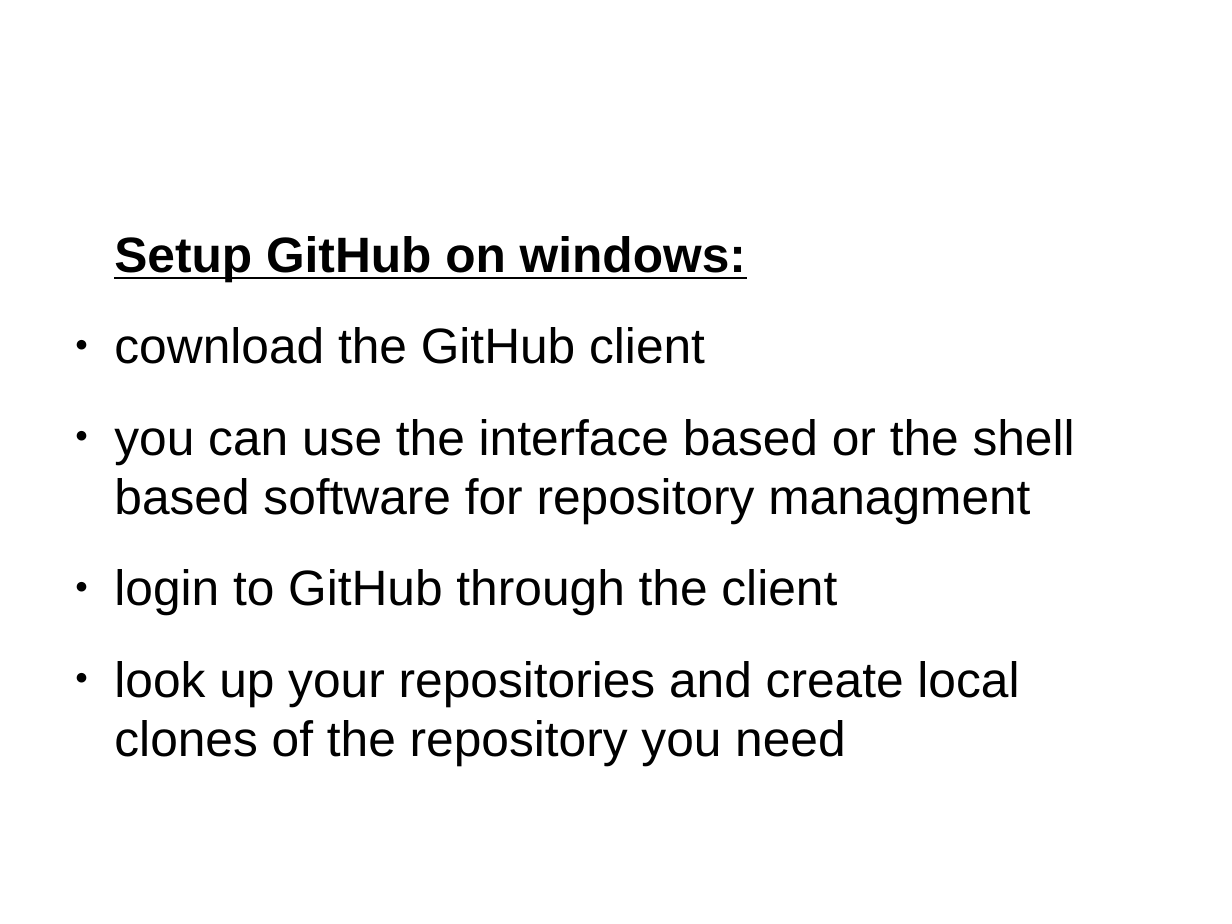
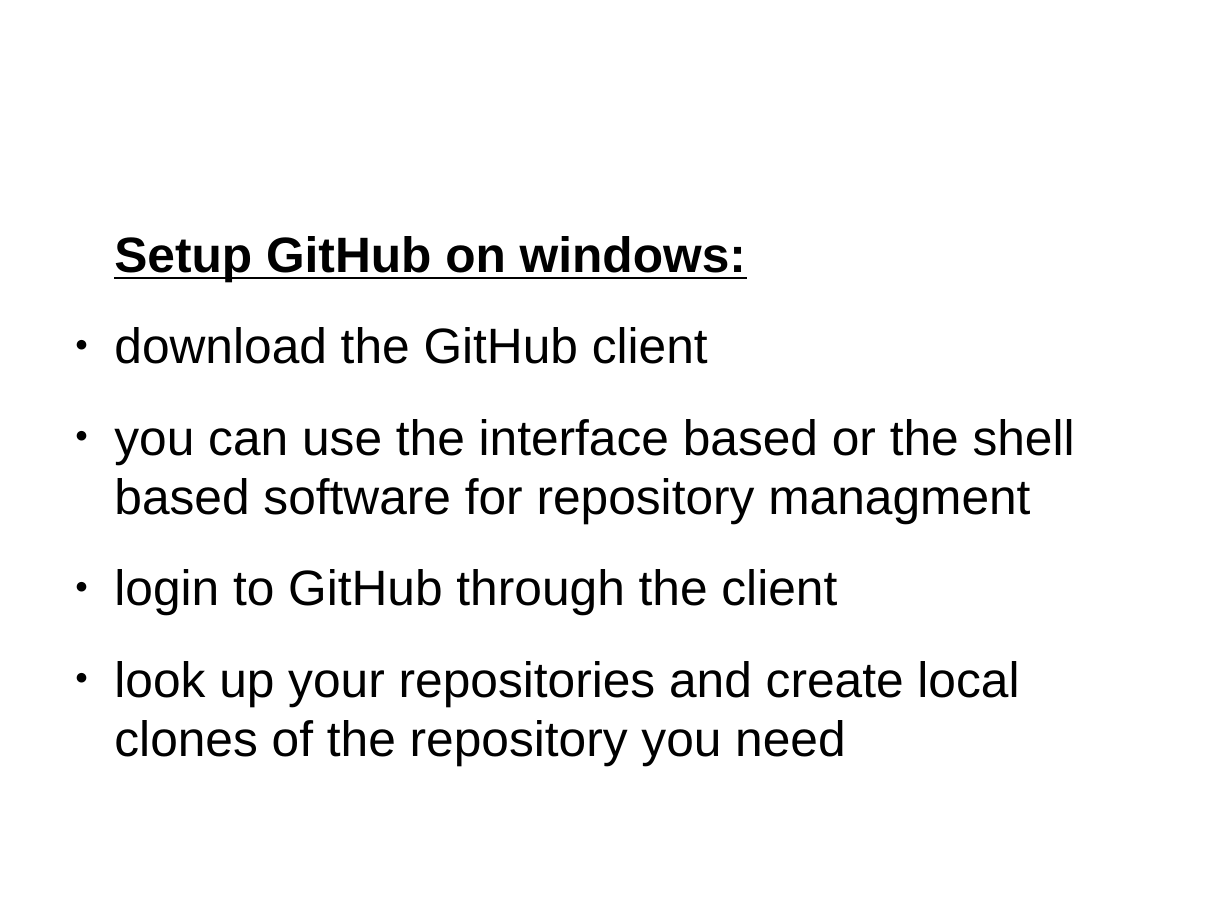
Before and after one commit to SWEDesignProject/SWED, a slide deck: slide 8 of ProjectPresentations/SWE_D SCM/SCM_presentation/SCM_presentation.odp. Drawn at 1232x924 pixels with LibreOffice and Linux fonts; fonts in the diff are those of the drawing; background and template pictures are left out. Boxes give left, top, right and bottom in pixels: in the first picture for what was removed or moved away, otherwise in the second. Text is boxed around its words. In the diff, an @@ line names an element or a change of style, - is before the commit and + after.

```diff
--- a/ProjectPresentations/SWE_D SCM/SCM_presentation/SCM_presentation.odp
+++ b/ProjectPresentations/SWE_D SCM/SCM_presentation/SCM_presentation.odp
@@ text at (114, 327, 708, 364): text changed @@
-● cownload the GitHub client
+● download the GitHub client
```
Also in this commit, not shown: 1 other slide changed.
